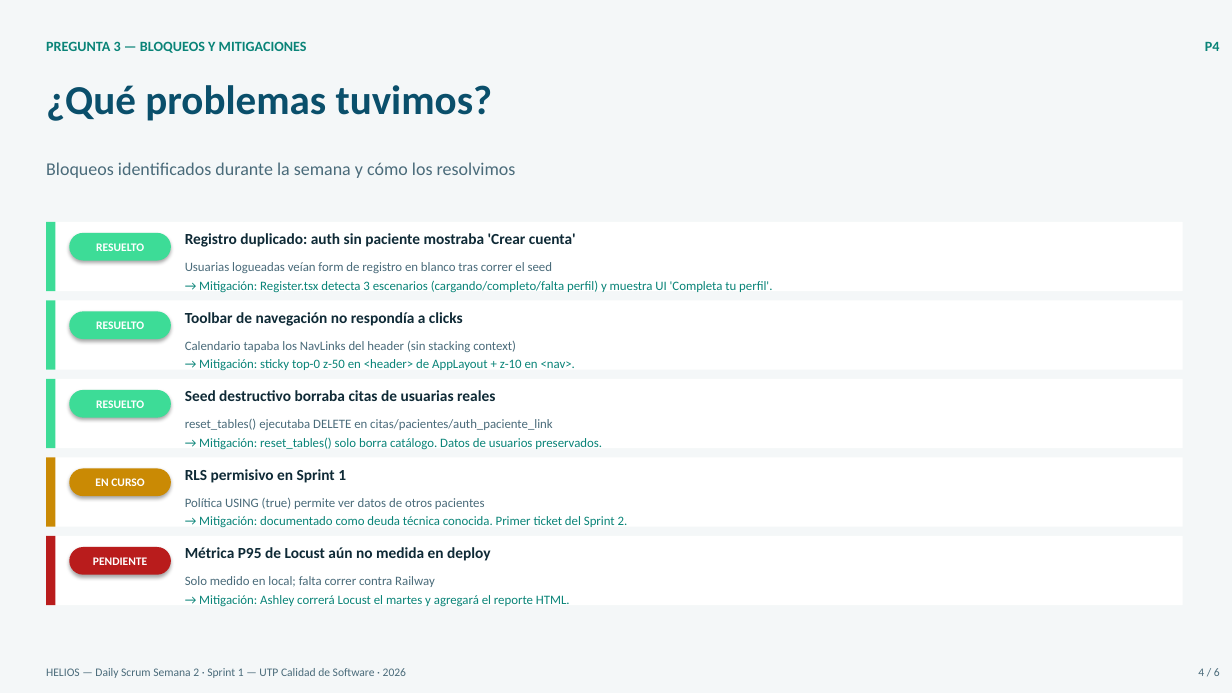
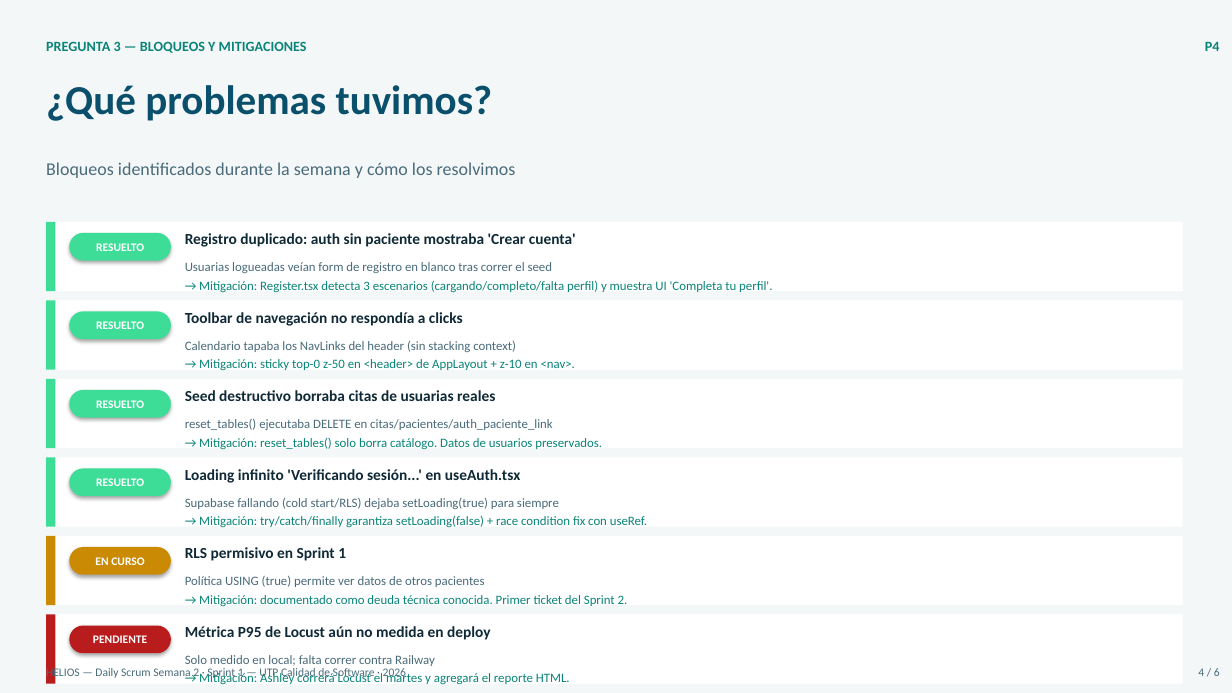
Before and after one commit to Helios-TeamUTP/Helios, a slide deck: slide 4 of dailys/Daily_S2_Sprint1_HELIOS.pptx. Drawn at 1232x693 pixels with LibreOffice and Linux fonts; fonts in the diff are those of the drawing. Boxes give left, top, right and bottom in pixels: in the first picture for what was removed or moved away, otherwise in the second. Text is boxed around its words. In the diff, an @@ line names an element or a change of style, - is before the commit and + after.

```diff
--- a/dailys/Daily_S2_Sprint1_HELIOS.pptx
+++ b/dailys/Daily_S2_Sprint1_HELIOS.pptx
@@ rectangle at [46, 457, 55, 527]: fill #CA8A04 to #3DDC97 @@
@@ rounded rectangle added at [69, 469, 171, 496], fill #3DDC97, 9 pt, text #FFFFFF, bold @@
+RESUELTO
@@ text added at [185, 469, 520, 483], 12 pt, text #0F2A36, bold @@
+Loading infinito 'Verificando sesión...' en useAuth.tsx
@@ text added at [185, 498, 559, 509], 10 pt, text #4A6B7A @@
+Supabase fallando (cold start/RLS) dejaba setLoading(true) para siempre
@@ rectangle at [46, 536, 55, 605]: fill #B91C1C to #CA8A04 @@
@@ text added at [199, 516, 647, 528], 10 pt, text #0A8478 @@
+→ Mitigación: try/catch/finally garantiza setLoading(false) + race condition fix con useRef.
@@ rectangle added at [46, 615, 1183, 684], fill #FFFFFF @@
@@ rectangle added at [46, 615, 55, 684], fill #B91C1C @@
@@ 6 texts, 2 rounded rectangles: place and size @@
-6 texts, 2 rounded rectangles at [69, 469, 628, 607]
+6 texts, 2 rounded rectangles at [69, 547, 628, 685]
```
Also in this commit, not shown: 2 other slides changed, 6 other files.
